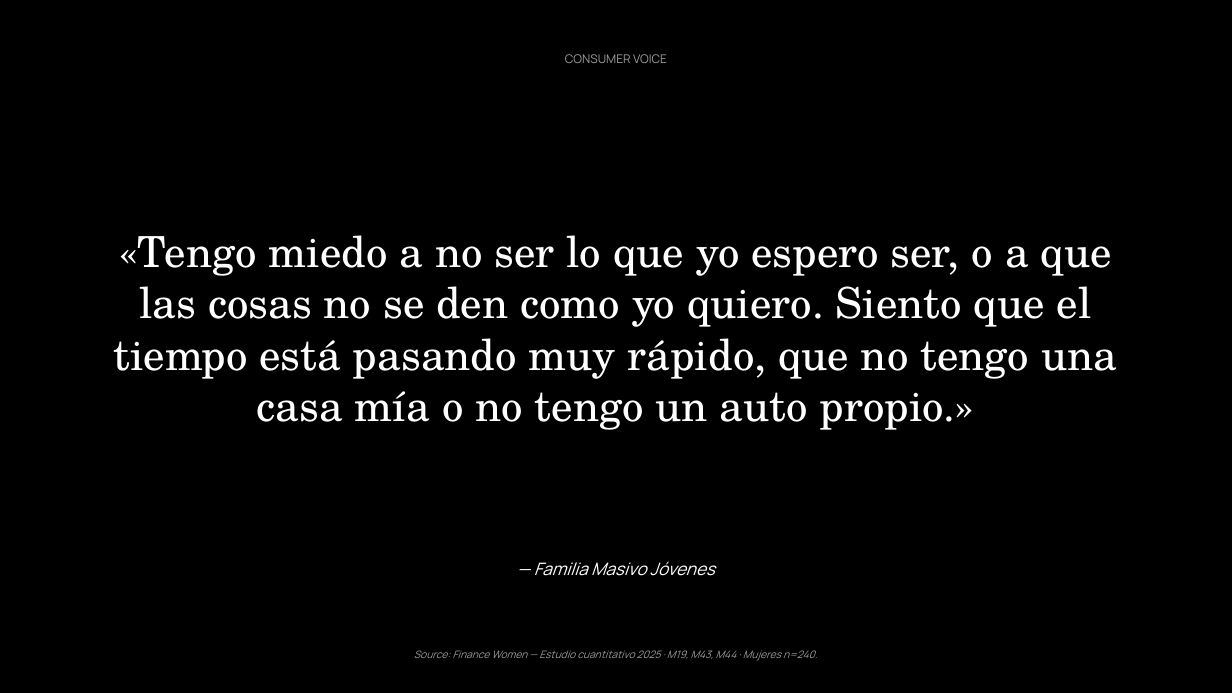
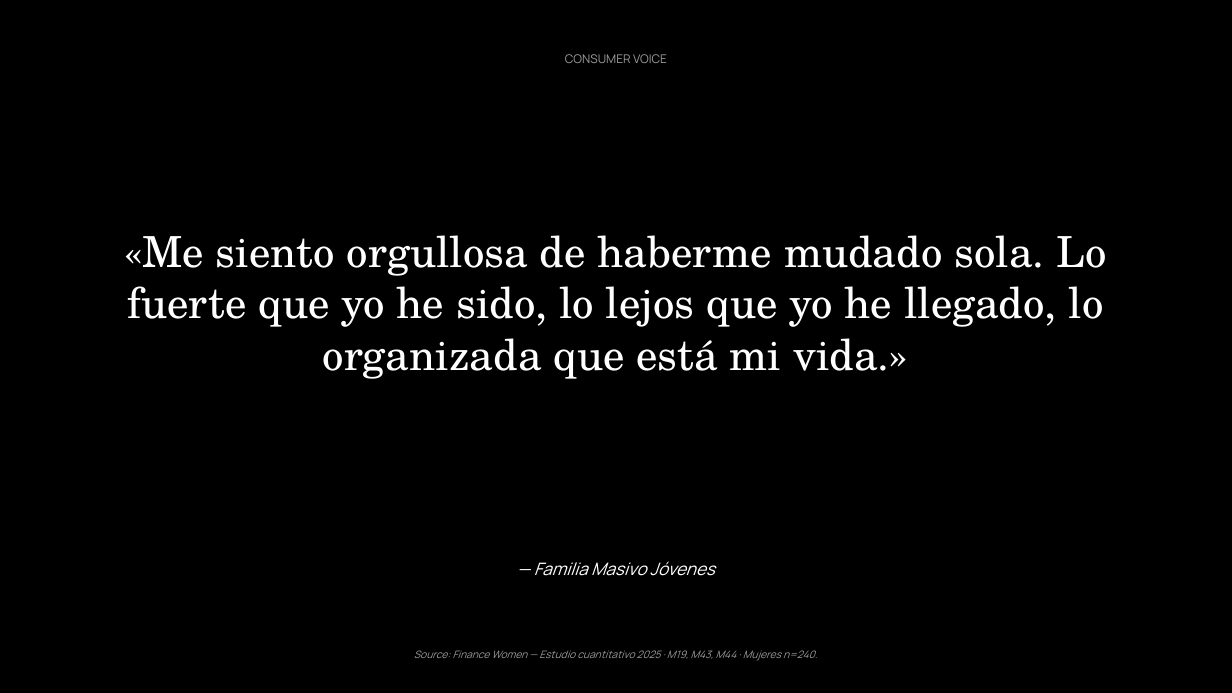
Before and after one commit to jeremyninja/c-digocasa-cerebro, a slide deck: slide 26 of Agentes Hallazgos/mujer-v3-deck-flat.pptx. Drawn at 1232x693 pixels with LibreOffice and Linux fonts; fonts in the diff are those of the drawing. Boxes give left, top, right and bottom in pixels: in the first picture for what was removed or moved away, otherwise in the second. Text is boxed around its words. In the diff, an @@ line names an element or a change of style, - is before the commit and + after.

```diff
--- a/Agentes Hallazgos/mujer-v3-deck-flat.pptx
+++ b/Agentes Hallazgos/mujer-v3-deck-flat.pptx
@@ text at (124, 235, 1107, 379): text changed @@
-«Tengo miedo a no ser lo que yo espero ser, o a que las cosas no se den como yo quiero. Siento que el tiempo está pasando muy rápido, que no tengo una casa mía o no tengo un auto propio.»
+«Me siento orgullosa de haberme mudado sola. Lo fuerte que yo he sido, lo lejos que yo he llegado, lo organizada que está mi vida.»
```
Also in this commit, not shown: 8 other slides changed, 1 other file.
